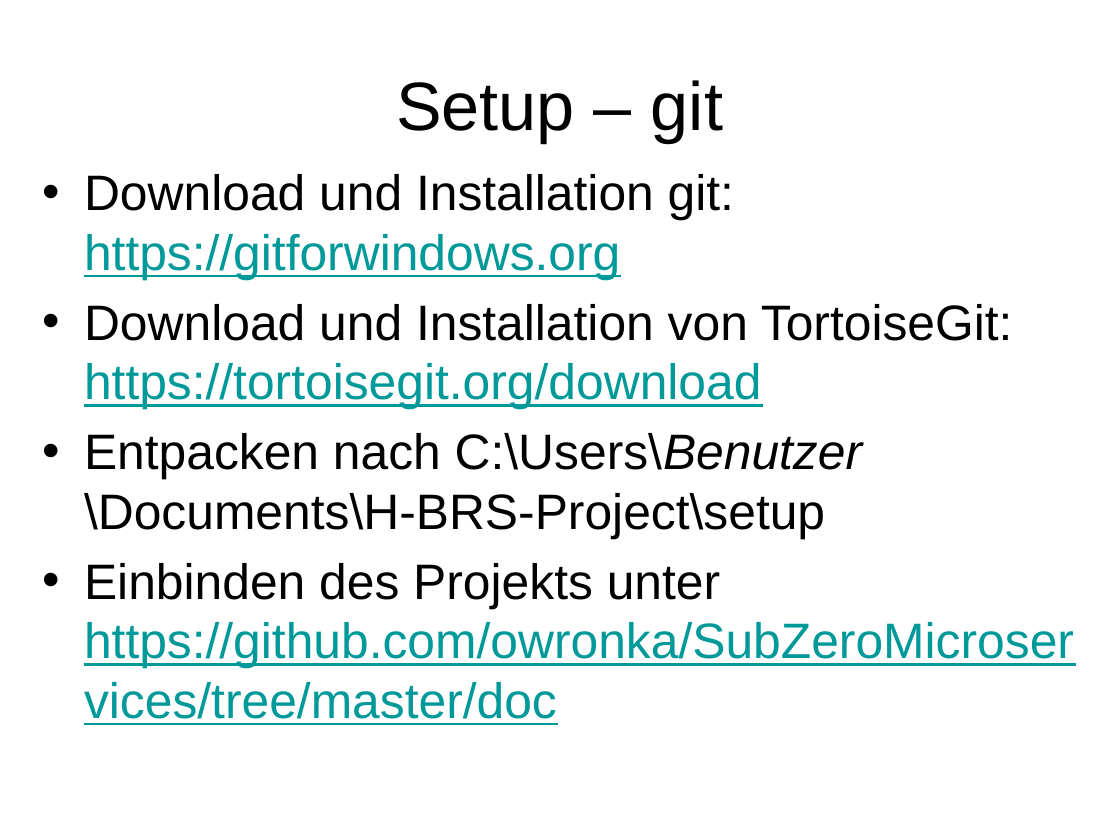
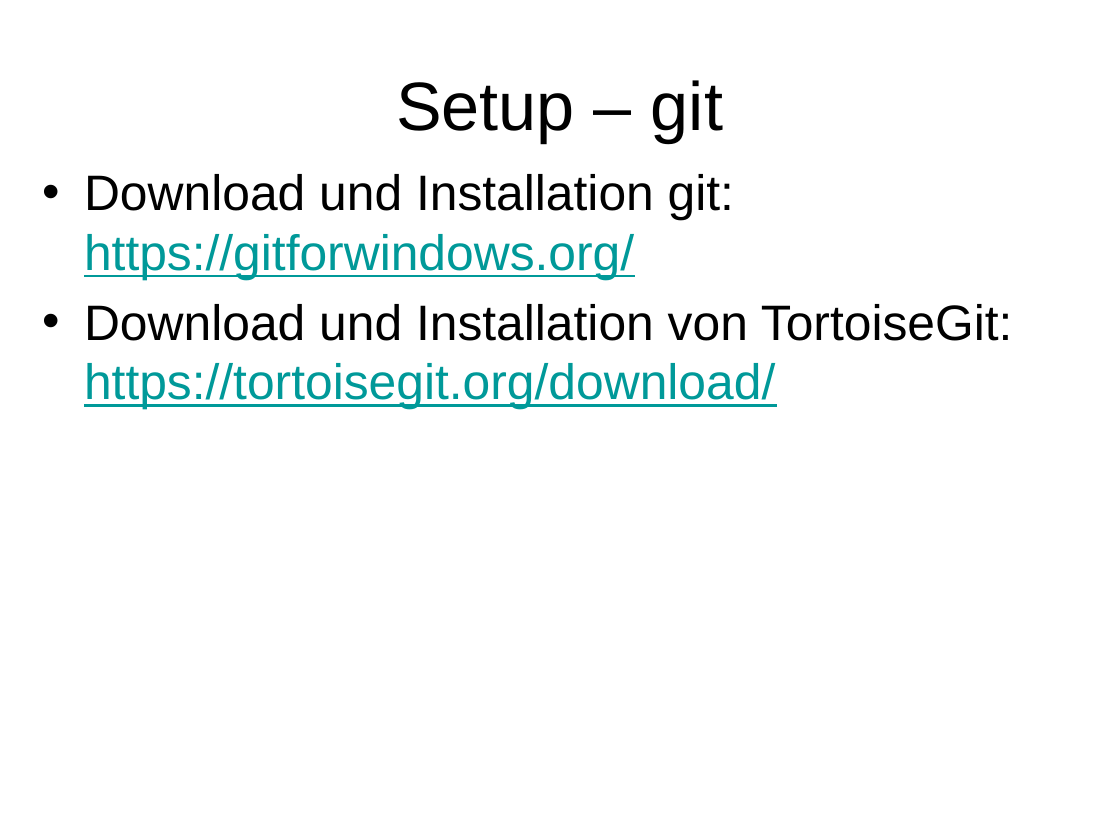
Before and after one commit to owronka/SubZeroMicroservices, a slide deck: slide 14 of doc/Resilient Microservices.pptx (slide 15 before the commit). Drawn at 1120x840 pixels with LibreOffice and Linux fonts; fonts in the diff are those of the drawing. Boxes give left, top, right and bottom in pixels: in the first picture for what was removed or moved away, otherwise in the second. Text is boxed around its words. In the diff, an @@ line names an element or a change of style, - is before the commit and + after.

```diff
--- a/doc/Resilient Microservices.pptx
+++ b/doc/Resilient Microservices.pptx
@@ text at bbox=[84, 174, 1013, 410]: text changed @@
-• Download und Installation git:
-  https://gitforwindows.org
-• Download und Installation von TortoiseGit:
-  https://tortoisegit.org/download
-• Entpacken nach C:\Users\Benutzer \Documents\H-BRS-Project\setup
-• Einbinden des Projekts unter https://github.com/owronka/SubZeroMicroservices/tree/master/doc
+• Download und Installation git:
+  https://gitforwindows.org/
+• Download und Installation von TortoiseGit:
+  https://tortoisegit.org/download/
```
Also in this commit, not shown: 6 other slides changed, 2 slides added, 1 slide removed, 50 other files.
